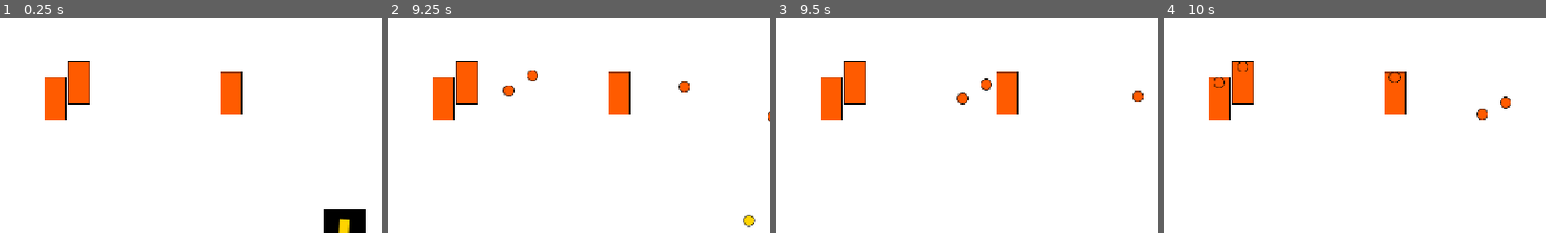
Above: before the commit, frames 1-4 (left to right).
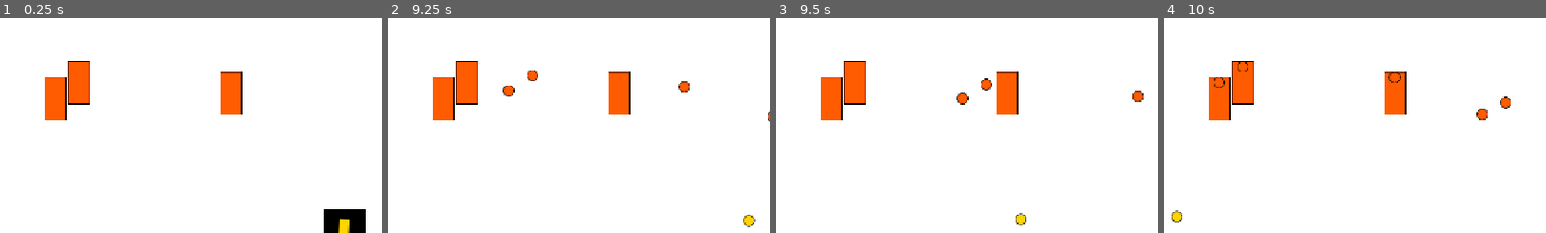
Above: after the commit, the same moments.

Repository: tomas2305/entregas-ipv-acosta-tomas
Game: Godot game, scene res://scenes/Main.tscn
Two runs of this game, one before a commit and one after it. Both use one fixed random seed, a clock stepped at 60 frames per second and the inputs below.
Inputs (mouse positions are % of the whole screen's width and height, from its top left):
- Up to frame 1 (0.25 s): no input
- Up to frame 2 (9.25 s): tap Enter at 0.5 s; move the mouse to (45, 70) at 0.52 s; hold Right (move_right) 0.53-2.03 s; click (45, 70) at 0.6 s; move the mouse to (80, 65) at 1.27 s; click (80, 65) at 1.35 s; move the mouse to (20, 35) at 2.02 s; hold Left (move_left) 2.03-4.28 s; click (20, 35) at 2.1 s; move the mouse to (55, 50) at 2.77 s; click (55, 50) at 2.85 s; move the mouse to (35, 25) at 3.52 s; click (35, 25) at 3.6 s; move the mouse to (72, 45) at 4.27 s; hold Right (move_right) 4.28-8.03 s; click (72, 45) at 4.35 s; move the mouse to (30, 55) at 5.02 s; click (30, 55) at 5.1 s; move the mouse to (60, 28) at 5.77 s; click (60, 28) at 5.85 s; move the mouse to (45, 70) at 6.52 s; click (45, 70) at 6.6 s; move the mouse to (80, 65) at 7.27 s; click (80, 65) at 7.35 s; move the mouse to (20, 35) at 8.02 s; hold Left (move_left) from 8.03 s (still down); click (20, 35) at 8.1 s; move the mouse to (55, 50) at 8.77 s; click (55, 50) at 8.85 s
- Up to frame 3 (9.5 s): keep holding Left (move_left)
- Up to frame 4 (10 s): move the mouse to (35, 25) at 9.52 s; release Left (move_left) at 9.53 s; hold Right (move_right) from 9.53 s (still down); click (35, 25) at 9.6 s
The pictures show only the part of the screen within x 4-54%, y 17-67%; the shares and areas given below are measured in that part.

Frames 1-2 are identical in both runs. In frame 3, 0.1% of the frame differs, in the area x 62-66%, y 90-97%; in frame 4, 0.1%.

Commit message:
feat: killzone

Diff:
--- /dev/null
+++ b/entrega-1y2-acosta-tomas/entrega-2/killzone.gd
@@ -0,0 +1,25 @@
+extends Area2D
+
+var exited_amount = 0
+
+# Called when the node enters the scene tree for the first time.
+func _ready() -> void:
+	var screen_size = get_viewport_rect().size
+
+	global_position = screen_size / 2
+	var shape = RectangleShape2D.new()
+	shape.extents = (screen_size * 1.2) / 2
+	$CollisionShape2D.shape = shape
+
+	monitoring = true
+	add_to_group("killzone")
+
+	print("KillZone Position:", global_position)
+
+
+
+func _on_area_exited(area: Area2D) -> void:
+	if area.is_in_group("projectile"):
+		exited_amount += 1
+		print("exited amount:", exited_amount)
+		area.queue_free()
--- a/entrega-1y2-acosta-tomas/entrega-2/scenes/AbstractProjectile.tscn
+++ b/entrega-1y2-acosta-tomas/entrega-2/scenes/AbstractProjectile.tscn
@@ -1,12 +1,21 @@
-[gd_scene load_steps=2 format=3 uid="uid://dwpycnmfhblr1"]
+[gd_scene load_steps=3 format=3 uid="uid://dwpycnmfhblr1"]
 
 [ext_resource type="Script" uid="uid://qofwfjkv4ml7" path="res://scripts/abstract_projectile.gd" id="1_xarw7"]
 
-[node name="Projectile" type="Sprite2D"]
+[sub_resource type="CircleShape2D" id="CircleShape2D_xarw7"]
+
+[node name="Projectile" type="Area2D"]
+collision_layer = 4
+collision_mask = 2
 script = ExtResource("1_xarw7")
 
 [node name="Timer" type="Timer" parent="."]
 wait_time = 5.0
 one_shot = true
 
+[node name="Sprite2D" type="Sprite2D" parent="."]
+
+[node name="CollisionShape2D" type="CollisionShape2D" parent="."]
+shape = SubResource("CircleShape2D_xarw7")
+
 [connection signal="timeout" from="Timer" to="." method="_on_timer_timeout"]
--- a/entrega-1y2-acosta-tomas/entrega-2/scenes/Background.tscn
+++ /dev/null
@@ -1,22 +0,0 @@
-[gd_scene load_steps=4 format=3 uid="uid://bpxa5qqvgv3cl"]
-
-[ext_resource type="Script" uid="uid://br7rfvw26xfvt" path="res://scripts/area_2d.gd" id="1_nou1y"]
-[ext_resource type="Texture2D" uid="uid://cgh04c6s4y58g" path="res://assets/background.png" id="2_dnxxv"]
-
-[sub_resource type="RectangleShape2D" id="RectangleShape2D_nou1y"]
-
-[node name="Background" type="Area2D"]
-script = ExtResource("1_nou1y")
-
-[node name="CollisionShape2D" type="CollisionShape2D" parent="."]
-shape = SubResource("RectangleShape2D_nou1y")
-
-[node name="TextureRect" type="TextureRect" parent="."]
-anchors_preset = 15
-anchor_right = 1.0
-anchor_bottom = 1.0
-grow_horizontal = 2
-grow_vertical = 2
-texture = ExtResource("2_dnxxv")
-
-[connection signal="body_exited" from="." to="." method="_on_body_exited"]
--- /dev/null
+++ b/entrega-1y2-acosta-tomas/entrega-2/scenes/Killzone.tscn
@@ -0,0 +1,15 @@
+[gd_scene load_steps=3 format=3 uid="uid://cah7cocg2eot1"]
+
+[ext_resource type="Script" uid="uid://wxqt1rq85crc" path="res://killzone.gd" id="1_ijpuw"]
+
+[sub_resource type="RectangleShape2D" id="RectangleShape2D_xoxjb"]
+
+[node name="Killzone" type="Area2D"]
+collision_layer = 2
+collision_mask = 4
+script = ExtResource("1_ijpuw")
+
+[node name="CollisionShape2D" type="CollisionShape2D" parent="."]
+shape = SubResource("RectangleShape2D_xoxjb")
+
+[connection signal="area_exited" from="." to="." method="_on_area_exited"]
--- a/entrega-1y2-acosta-tomas/entrega-2/scenes/Main.tscn
+++ b/entrega-1y2-acosta-tomas/entrega-2/scenes/Main.tscn
@@ -6,16 +6,19 @@
 [ext_resource type="PackedScene" uid="uid://pcwnqa4mwuts" path="res://scenes/Player.tscn" id="3_vcsgt"]
 [ext_resource type="Texture2D" uid="uid://u266nmexfkef" path="res://assets/floor.png" id="4_vcsgt"]
 [ext_resource type="PackedScene" uid="uid://dta13rad8ymjs" path="res://scenes/Turret.tscn" id="6_c01mt"]
+[ext_resource type="PackedScene" uid="uid://cah7cocg2eot1" path="res://scenes/Killzone.tscn" id="7_nxtc6"]
 
 [node name="Main" type="Node2D"]
 script = ExtResource("1_rarhs")
 turret_scene = ExtResource("6_c01mt")
 
+[node name="Killzone" parent="." instance=ExtResource("7_nxtc6")]
+
 [node name="Background" type="TextureRect" parent="."]
-offset_left = -4.0
-offset_top = 926.0
-offset_right = 1150.0
-offset_bottom = 1111.0
+offset_left = -10.0
+offset_top = -23.0
+offset_right = 1144.0
+offset_bottom = 577.0
 texture = ExtResource("1_0bbpv")
 script = ExtResource("2_rarhs")
 
--- a/entrega-1y2-acosta-tomas/entrega-2/scenes/Player.tscn
+++ b/entrega-1y2-acosta-tomas/entrega-2/scenes/Player.tscn
@@ -7,6 +7,7 @@
 [ext_resource type="PackedScene" uid="uid://bmm8es24sy2ao" path="res://scenes/Projectile.tscn" id="5_qu4a1"]
 
 [node name="Player" type="Sprite2D"]
+position = Vector2(-1, 0)
 texture = ExtResource("1_3vyb7")
 script = ExtResource("1_g2els")
 speed = 600.0
--- a/entrega-1y2-acosta-tomas/entrega-2/scenes/Projectile.tscn
+++ b/entrega-1y2-acosta-tomas/entrega-2/scenes/Projectile.tscn
@@ -4,8 +4,10 @@
 [ext_resource type="Texture2D" uid="uid://c5ck0gq6ryp2j" path="res://assets/proyectile_player.png" id="2_vihyi"]
 
 [node name="Projectile" instance=ExtResource("1_dprbf")]
-texture = ExtResource("2_vihyi")
 speed = 700
 
 [node name="Timer" parent="." index="0"]
 wait_time = 2.0
+
+[node name="Sprite2D" parent="." index="1"]
+texture = ExtResource("2_vihyi")
--- a/entrega-1y2-acosta-tomas/entrega-2/scenes/ProjectileTurret.tscn
+++ b/entrega-1y2-acosta-tomas/entrega-2/scenes/ProjectileTurret.tscn
@@ -4,5 +4,9 @@
 [ext_resource type="Texture2D" uid="uid://dsc8o1upn1y1f" path="res://assets/proyectile_turret.png" id="2_5x0kd"]
 
 [node name="Projectile" instance=ExtResource("1_8y0mf")]
+speed = 400
+
+[node name="Sprite2D" parent="." index="1"]
 texture = ExtResource("2_5x0kd")
-speed = 400
+
+[connection signal="area_exited" from="." to="." method="_on_area_exited"]
--- a/entrega-1y2-acosta-tomas/entrega-2/scripts/abstract_projectile.gd
+++ b/entrega-1y2-acosta-tomas/entrega-2/scripts/abstract_projectile.gd
@@ -1,4 +1,4 @@
-extends Sprite2D
+extends Area2D
 class_name Projectile
 
 var direction:Vector2
@@ -9,15 +9,12 @@
 
 func _ready() -> void:
 	set_physics_process(false)
+	add_to_group("projectile")
 
 func set_starting_values(starting_position: Vector2, direction_fire: Vector2):
 	global_position = starting_position
 	self.direction = direction_fire
-	$Timer.start()
 	set_physics_process(true)
 
 func _physics_process(delta: float) -> void:
 	position += direction * speed * delta;
-
-func _on_timer_timeout() -> void:
-	emit_signal("delete_requested", self)
--- a/entrega-1y2-acosta-tomas/entrega-2/scripts/area_2d.gd
+++ b/entrega-1y2-acosta-tomas/entrega-2/scripts/area_2d.gd
@@ -4,8 +4,8 @@
 # Called when the node enters the scene tree for the first time.
 func _ready() -> void:
 	var new_shape = RectangleShape2D.new()
-	new_shape.extents = get_viewport_rect().size / 2  # La mitad del tamaño de la pantalla
-	$CollisionShape2D.shape = new_shape  # Asignar la nueva forma
+	new_shape.extents = get_viewport_rect().size / 2
+	$CollisionShape2D.shape = new_shape
 
 	position = Vector2.ZERO
 
Not shown, added: entrega-1y2-acosta-tomas/entrega-2/killzone.gd.uid
Not shown: 1 places in entrega-1y2-acosta-tomas/entrega-2/scenes/Main.tscn that only renumber resources
